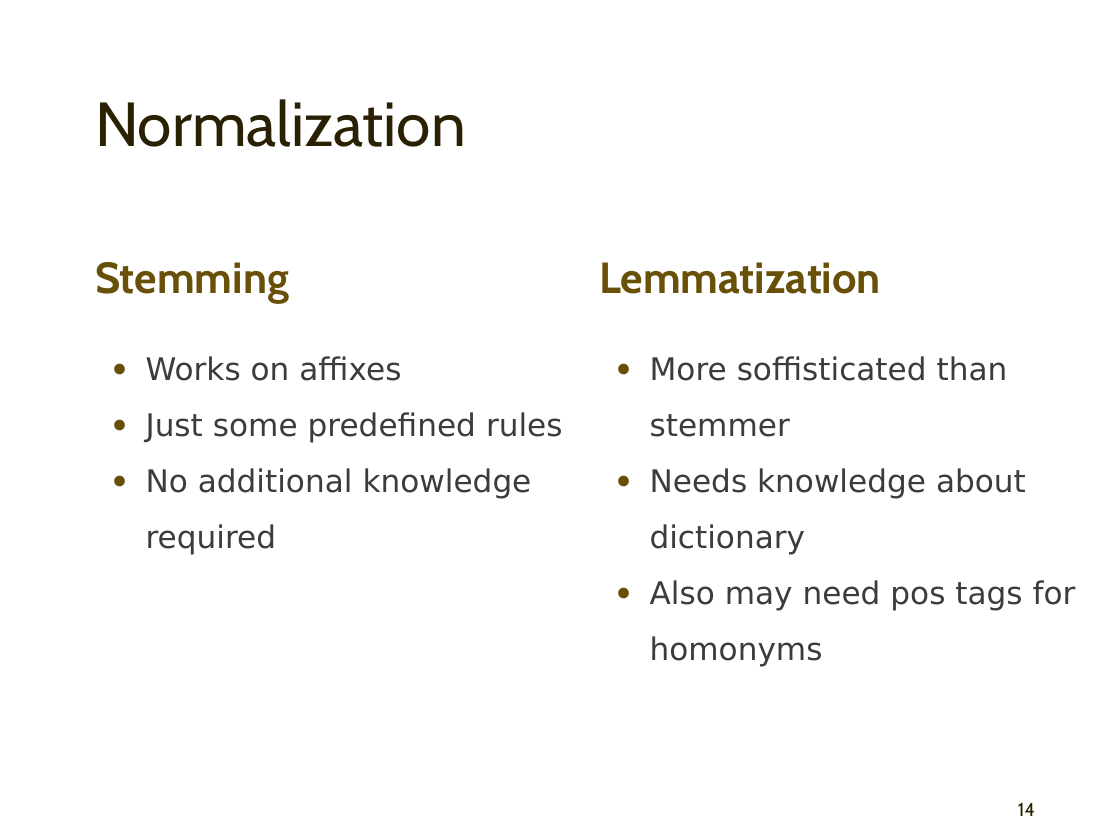
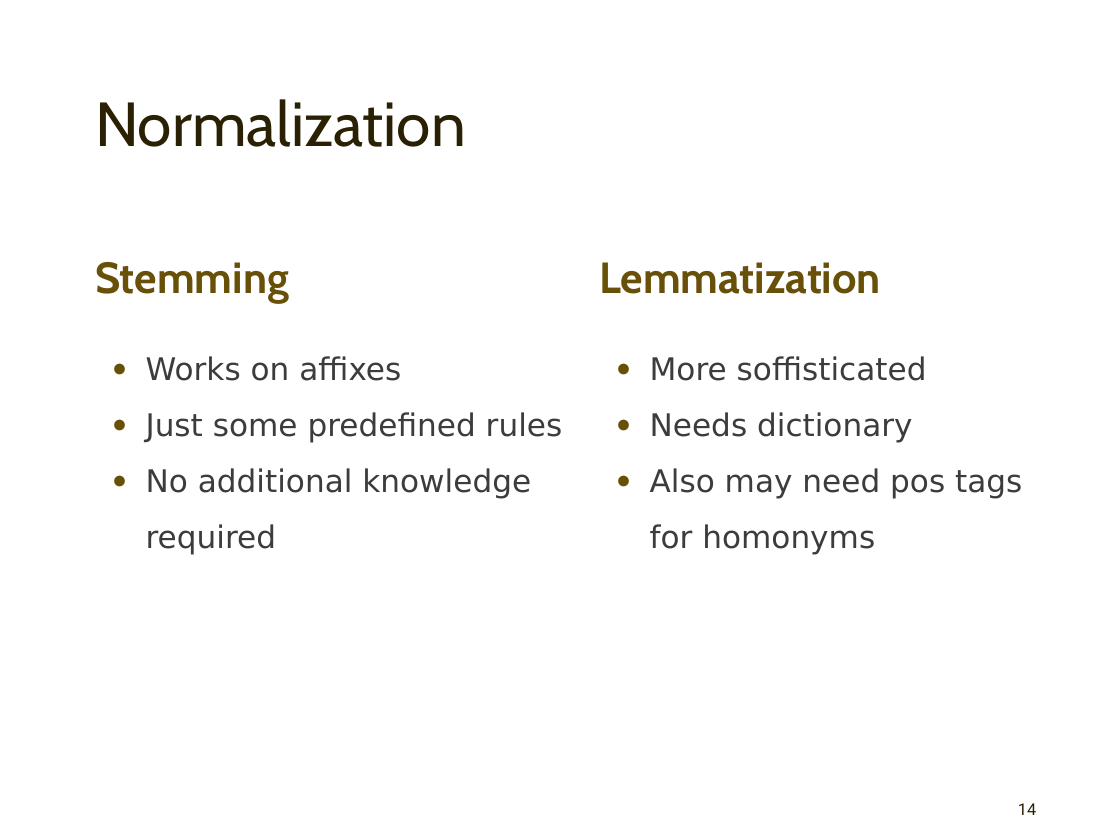
Before and after one commit to mahozad/presentations, a slide deck: slide 14 of nltk.pptx. Drawn at 1120x840 pixels with LibreOffice and Linux fonts; fonts in the diff are those of the drawing. Boxes give left, top, right and bottom in pixels: in the first picture for what was removed or moved away, otherwise in the second. Text is boxed around its words. In the diff, an @@ line names an element or a change of style, - is before the commit and + after.

```diff
--- a/nltk.pptx
+++ b/nltk.pptx
@@ text at (650,356,927,443): text changed @@
-  ● More soffisticated than stemmer
-  ● Needs knowledge about dictionary
+  ● More soffisticated
+  ● Needs dictionary
@@ page number at (1018,803,1036,815): size 12 to 10.5 pt, font Cabin to Roboto @@
```
Also in this commit, not shown: 13 other slides changed, 2 slides added, 1 slide removed.
